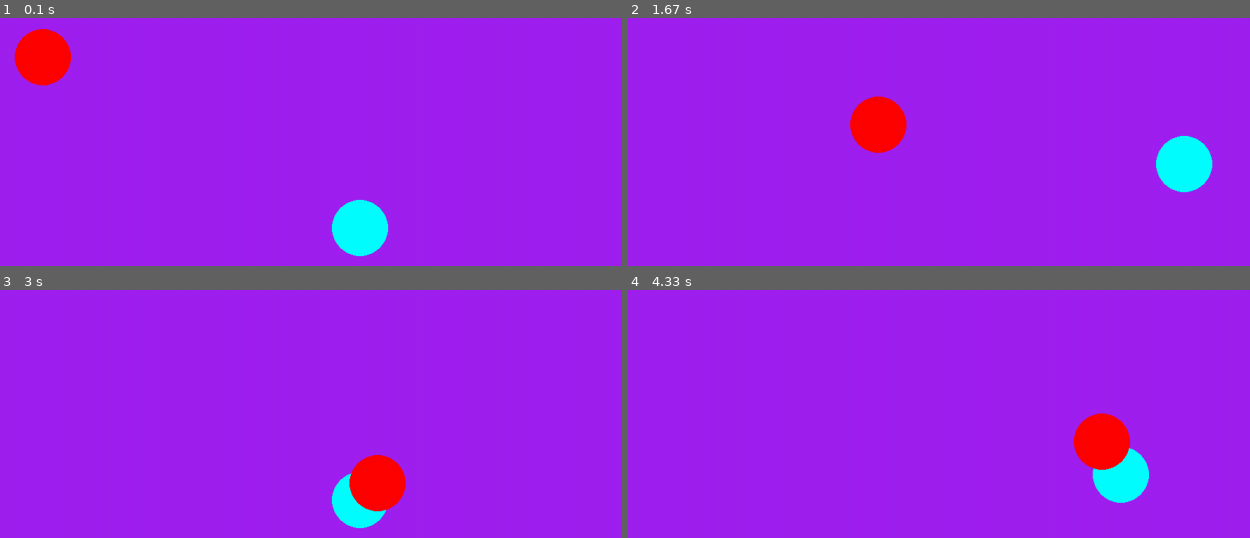
Above: before the commit, frames 1-4 (two rows, left to right).
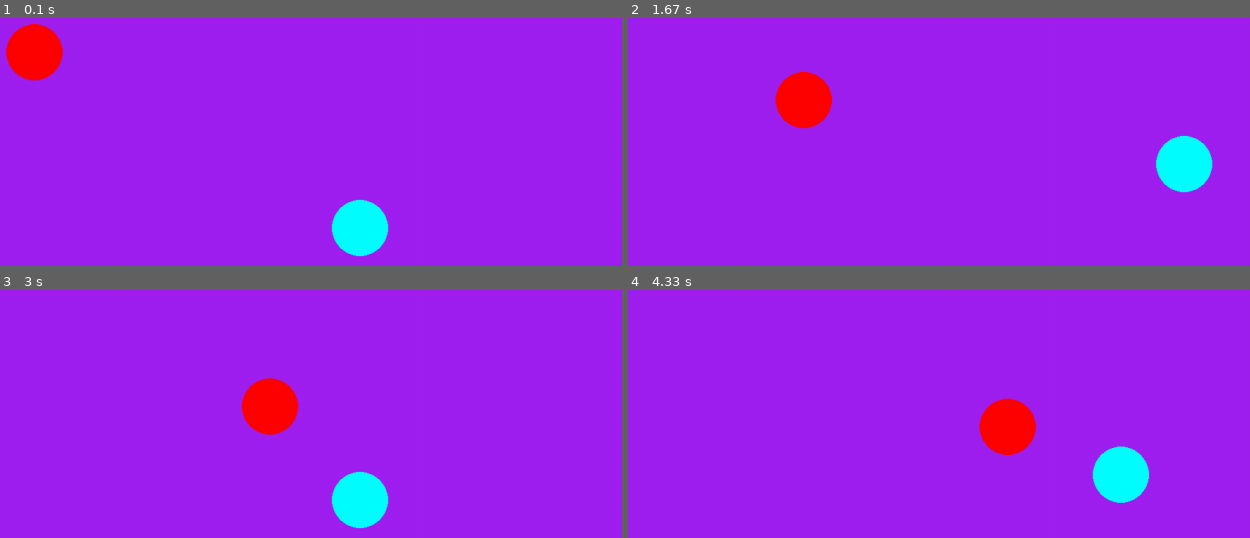
Above: after the commit, the same moments.

Repository: nielmclaren/PygameOne
Game: pygame game, started from start.py
Two runs of this game, one before a commit and one after it. Both use one fixed random seed, a clock stepped at 60 frames per second and the inputs below.
Inputs:
- Up to frame 1 (0.1 s): no input
- Up to frame 2 (1.67 s): hold D 0.33-0.8 s; hold W 0.83-1.13 s; hold D 1.17-1.63 s
- Up to frame 3 (3 s): hold A 1.67-2.2 s; hold S 2.23-2.53 s; hold A 2.57-2.97 s
- Up to frame 4 (4.33 s): hold W 3-3.37 s; hold D 3.4-4.03 s; hold S from 4.07 s (still down)

The runs differ from the first frame. In frame 1, 0.8% of the frame differs, in the area x 0-12%, y 2-28%; in frame 2, 3.3%; in frame 3, 3.3%, in the area x 38-66%, y 35-90%; in frame 4, 3.3%.

Commit message:
Make enemies alternate between moving and resting.

Diff:
--- a/mob.py
+++ b/mob.py
@@ -1,8 +1,36 @@
+import pygame
+from mob_state import MobState
 
 class Mob:
     def __init__(self, pos):
         self.pos = pos
+        self.state = MobState.RESTING
+        self.state_change_time = pygame.time.get_ticks()
 
     def step(self, player_pos, dt):
-       direction = (player_pos - self.pos).normalize()
-       self.pos += direction * 200 * dt
+        match self.state:
+            case MobState.RESTING:
+                return self.__step_resting(player_pos, dt)
+            case MobState.MOVING:
+                return self.__step_moving(player_pos, dt)
+
+    def __step_resting(self, player_pos, dt):
+        if (pygame.time.get_ticks() - self.state_change_time > 500):
+            self.__change_state_moving(player_pos, dt)
+
+    def __step_moving(self, player_pos, dt):
+        if (pygame.time.get_ticks() - self.state_change_time > 250):
+            self.__change_state_resting(player_pos, dt)
+
+        direction = (self.target_pos - self.pos).normalize()
+        self.pos += direction * 400 * dt
+
+    def __change_state_moving(self, player_pos, dt):
+        self.state = MobState.MOVING
+        self.state_change_time = pygame.time.get_ticks()
+
+        self.target_pos = player_pos.copy()
+
+    def __change_state_resting(self, player_pos, dt):
+        self.state = MobState.RESTING
+        self.state_change_time = pygame.time.get_ticks()
--- /dev/null
+++ b/mob_state.py
@@ -0,0 +1,5 @@
+from enum import Enum
+
+class MobState(Enum):
+    RESTING = 0
+    MOVING = 1
